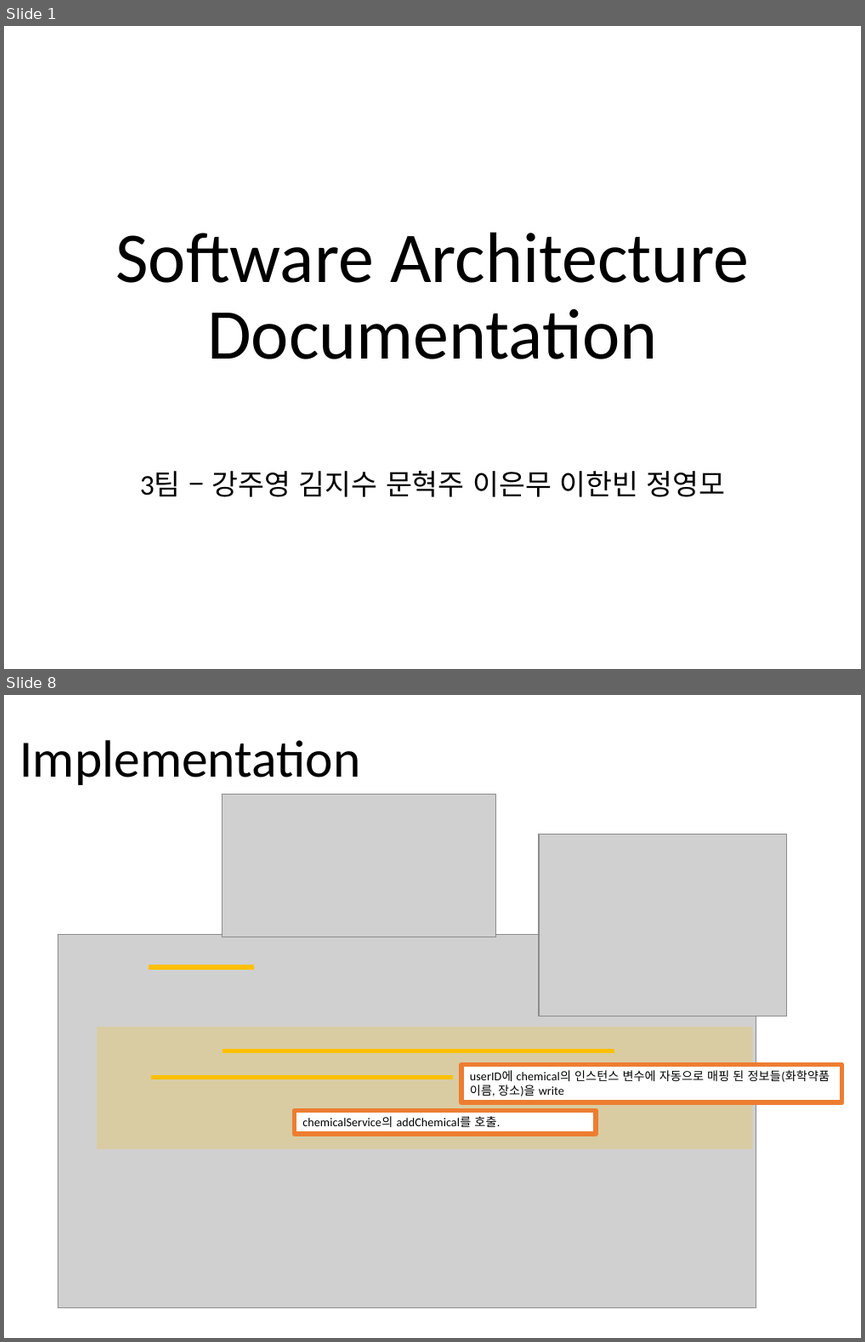
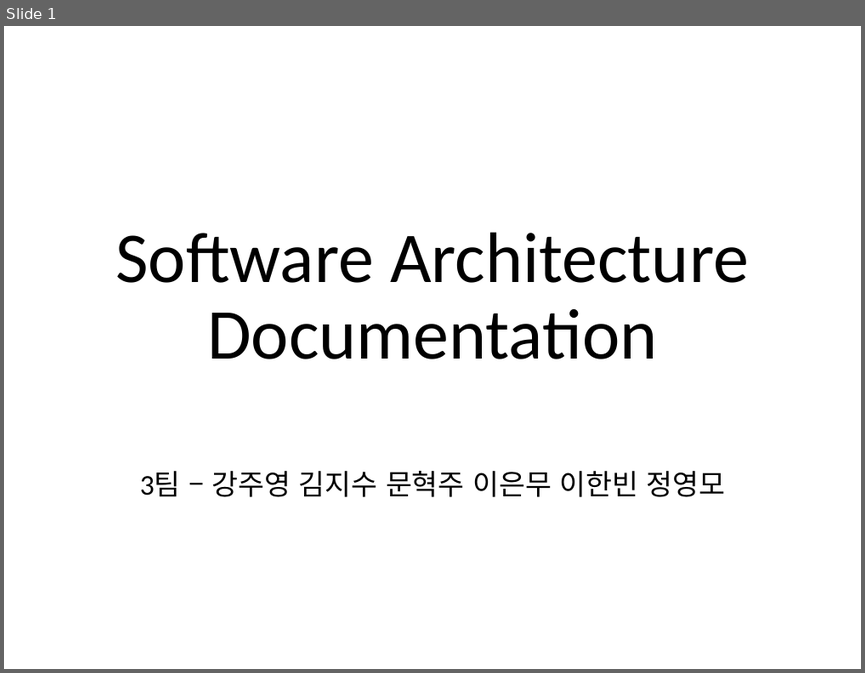
Before and after one commit to jisukim97/ChemicalManagementApplication, a slide deck: Document/2_Software Architect Documentation/Software Architecture Documentation 1.0.pptx. Shown one above the other, each under a label of ours: slides 1 and 8 before the commit, slide 1 after it; the slides between them are not shown. The pictures are 865x1342 and 865x673 pixels, drawn with LibreOffice and Linux fonts; fonts in the diff are those of the drawing; grey boxes stand for pictures. Boxes give left, top, right and bottom in pixels: in the first picture for what was removed or moved away, otherwise in the second. Text is boxed around its words. In the diff, an @@ line names an element or a change of style, - is before the commit and + after.

```diff
--- a/Document/2_Software Architect Documentation/Software Architecture Documentation 1.0.pptx
+++ b/Document/2_Software Architect Documentation/Software Architecture Documentation 1.0.pptx
@@ slide 8 removed at [4,695,861,1338], background #FFFFFF @@
@@ title removed at [19,740,360,785] @@
-Implementation
@@ picture removed at [222,794,497,937] @@
@@ picture removed at [539,834,787,1016] @@
@@ picture removed at [58,935,756,1308] @@
@@ line removed from (148, 967) to (254, 967) @@
@@ rectangle removed at [97,1027,752,1149] @@
@@ line removed from (222, 1050) to (615, 1050) @@
@@ rectangle removed at [461,1064,842,1102] @@
-userID에 chemical의 인스턴스 변수에 자동으로 매핑 된 정보들(화학약품 이름, 장소)을 write
@@ line removed from (151, 1077) to (453, 1077) @@
@@ rectangle removed at [295,1111,596,1134] @@
-chemicalService의 addChemical를 호출.
```
Also in this commit, not shown: 4 slides changed, 4 slides added, 3 other slides removed, 5 other files.
